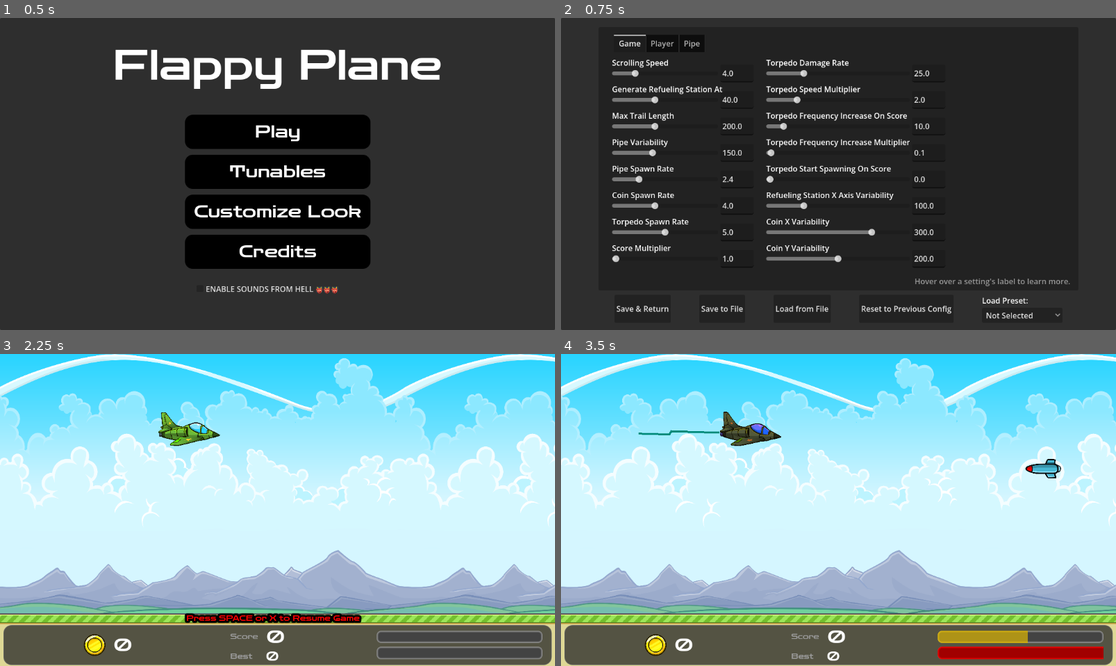
Above: before the commit, frames 1-4 (two rows, left to right).
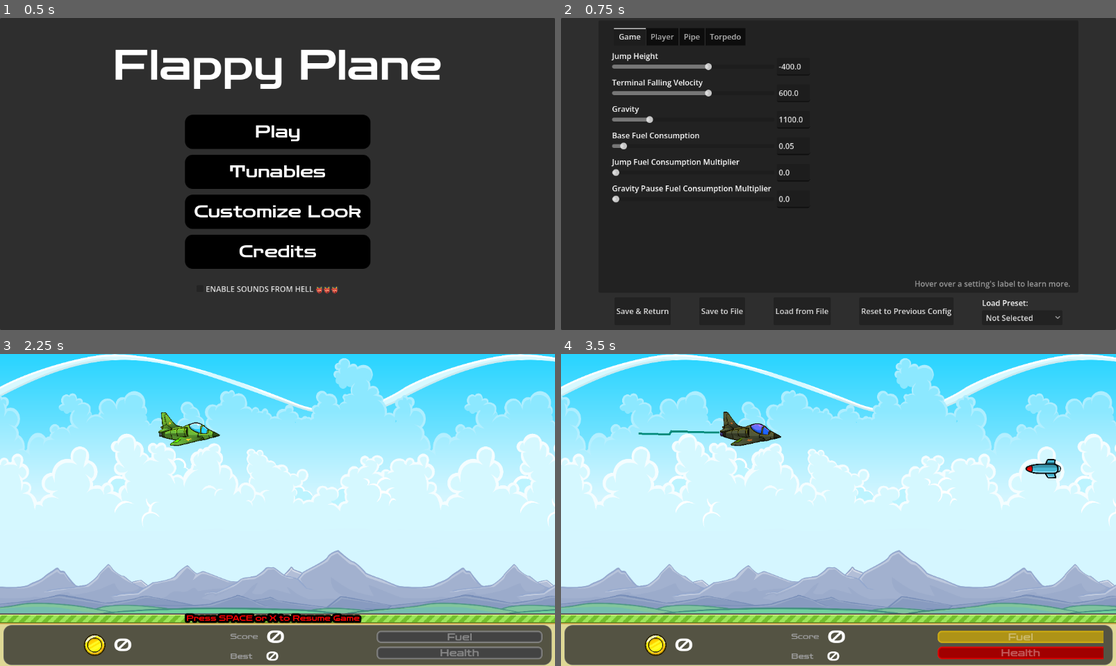
Above: after the commit, the same moments.

Repository: matrndev/flappy-plane
Game: Godot game, scene res://scenes/main_menu.tscn
Same seed, same stepped clock (60 frames per second), same inputs: the game is played once before the commit and once after it.
Inputs:
- Up to frame 1 (0.5 s): no input
- Up to frame 2 (0.75 s): click "Tunables" at 0.5 s
- Up to frame 3 (2.25 s): click "Save & Return" at 1.25 s; click "Play" at 2 s
- Up to frame 4 (3.5 s): tap Space (keyboard_space) at 2.75, 3.05 s; hold C (keyboard_c) from 2.78 s (still down)

Frame 1 is identical in both runs. In frame 2, 7.9% of the frame differs, in the area x 9-92%, y 3-98%; in frame 3, 0.1%; in frame 4, 0.7%.

Commit message:
improve tunable variables menu, add new variable, various small changes

Diff:
--- a/scenes/game_stats.tscn
+++ b/scenes/game_stats.tscn
@@ -81,6 +81,21 @@
 value = 25.0
 show_percentage = false
 
+[node name="Label" type="Label" parent="FuelBar" unique_id=1225867235]
+modulate = Color(1, 1, 1, 0.36078432)
+layout_mode = 1
+anchors_preset = 15
+anchor_right = 1.0
+anchor_bottom = 1.0
+offset_top = 1.0
+offset_bottom = 1.0
+grow_horizontal = 2
+grow_vertical = 2
+theme_override_fonts/font = ExtResource("2_thv0x")
+theme_override_font_sizes/font_size = 20
+text = "Fuel"
+horizontal_alignment = 1
+
 [node name="HealthBar" type="ProgressBar" parent="." unique_id=544855285]
 layout_mode = 0
 offset_left = 789.0
@@ -91,6 +106,21 @@
 theme_override_styles/fill = SubResource("StyleBoxFlat_kqpaf")
 value = 25.0
 show_percentage = false
+
+[node name="Label2" type="Label" parent="HealthBar" unique_id=1420790241]
+modulate = Color(1, 1, 1, 0.36078432)
+layout_mode = 1
+anchors_preset = 15
+anchor_right = 1.0
+anchor_bottom = 1.0
+offset_top = 1.0
+offset_bottom = 1.0
+grow_horizontal = 2
+grow_vertical = 2
+theme_override_fonts/font = ExtResource("2_thv0x")
+theme_override_font_sizes/font_size = 20
+text = "Health"
+horizontal_alignment = 1
 
 [node name="FlashTimer" type="Timer" parent="." unique_id=596606602]
 wait_time = 0.25
--- a/scenes/refueling_station.tscn
+++ b/scenes/refueling_station.tscn
@@ -1,30 +1,43 @@
-[gd_scene load_steps=3 format=3 uid="uid://btvo7t7jdda1m"]
+[gd_scene format=3 uid="uid://btvo7t7jdda1m"]
 
 [ext_resource type="Script" uid="uid://cb5wsishb5ejb" path="res://scenes/refueling_station.gd" id="1_a1jmi"]
+[ext_resource type="FontFile" uid="uid://byrn6tqmul438" path="res://fonts/Zen_Dots/ZenDots-Regular.ttf" id="2_raijh"]
 
 [sub_resource type="RectangleShape2D" id="RectangleShape2D_0bmjl"]
 size = Vector2(236, 21.1875)
 
-[node name="RefuelingStation" type="StaticBody2D"]
+[node name="RefuelingStation" type="StaticBody2D" unique_id=540549296]
 script = ExtResource("1_a1jmi")
 
-[node name="ColorRect" type="ColorRect" parent="."]
+[node name="ColorRect" type="ColorRect" parent="." unique_id=541804193]
 offset_left = 3.0
 offset_top = 1.0
 offset_right = 239.0
 offset_bottom = 20.0
 color = Color(0, 0, 0, 1)
 
-[node name="CollisionShape2D" type="CollisionShape2D" parent="."]
+[node name="CollisionShape2D" type="CollisionShape2D" parent="." unique_id=135040645]
+visible = false
 position = Vector2(121, 11)
 shape = SubResource("RectangleShape2D_0bmjl")
 debug_color = Color(0.9543596, 1.2513996e-06, 0.5513451, 0.41960785)
 
-[node name="Area2D" type="Area2D" parent="."]
+[node name="Area2D" type="Area2D" parent="." unique_id=739386948]
 
-[node name="CollisionShape2D2" type="CollisionShape2D" parent="Area2D"]
+[node name="CollisionShape2D2" type="CollisionShape2D" parent="Area2D" unique_id=842651138]
+visible = false
 position = Vector2(121, 3)
 shape = SubResource("RectangleShape2D_0bmjl")
 
+[node name="Label" type="Label" parent="." unique_id=524459550]
+offset_left = 3.0
+offset_top = 2.0
+offset_right = 239.0
+offset_bottom = 21.0
+theme_override_fonts/font = ExtResource("2_raijh")
+theme_override_font_sizes/font_size = 13
+text = "Refueling Station"
+horizontal_alignment = 1
+
 [connection signal="body_entered" from="Area2D" to="." method="_on_area_2d_body_entered"]
 [connection signal="body_exited" from="Area2D" to="." method="_on_area_2d_body_exited"]
--- a/scenes/tunables_menu.tscn
+++ b/scenes/tunables_menu.tscn
@@ -24,9 +24,9 @@
 anchor_right = 0.5
 anchor_bottom = 0.5
 offset_left = -497.85938
-offset_top = -305.5
+offset_top = -319.5
 offset_right = 497.85938
-offset_bottom = 241.5
+offset_bottom = 246.0
 grow_horizontal = 2
 grow_vertical = 2
 
@@ -37,12 +37,14 @@
 offset_right = 1020.0
 offset_bottom = 52.0
 current_tab = 0
-tab_count = 3
+tab_count = 4
 tab_0/title = "Game"
 tab_1/title = "Player"
 tab_2/title = "Pipe"
+tab_3/title = "Torpedo"
 
 [node name="GameConfigContainer" type="VBoxContainer" parent="Panel/Panel" unique_id=728586781 groups=["containers"]]
+visible = false
 layout_mode = 1
 offset_left = 28.0
 offset_top = 88.0
@@ -77,7 +79,7 @@
 offset_top = -26.0
 offset_right = 95.0
 offset_bottom = -3.0
-tooltip_text = "The overall speed of the game."
+tooltip_text = "The general speed of the game."
 mouse_filter = 0
 text = "Scrolling Speed"
 
@@ -260,6 +262,35 @@
 mouse_filter = 0
 text = "Torpedo Spawn Rate"
 
+[node name="TorpedoVariability" type="HSlider" parent="Panel/Panel/GameConfigContainer" unique_id=951601612 groups=["sliders"]]
+layout_mode = 2
+max_value = 300.0
+step = 5.0
+
+[node name="ValueLineEdit" type="LineEdit" parent="Panel/Panel/GameConfigContainer/TorpedoVariability" unique_id=1893076468 groups=["line_edits"]]
+layout_mode = 1
+anchors_preset = 6
+anchor_left = 1.0
+anchor_top = 0.5
+anchor_right = 1.0
+anchor_bottom = 0.5
+offset_left = 5.4375
+offset_top = -18.5
+offset_right = 74.0
+offset_bottom = 18.0
+grow_horizontal = 0
+grow_vertical = 2
+text = "100"
+
+[node name="DescLabel" type="Label" parent="Panel/Panel/GameConfigContainer/TorpedoVariability" unique_id=413347165]
+layout_mode = 0
+offset_top = -26.0
+offset_right = 95.0
+offset_bottom = -3.0
+tooltip_text = "Controls how much the vertical position of spawned torpedoes can vary."
+mouse_filter = 0
+text = "Torpedo Variability"
+
 [node name="ScoreMultiplier" type="HSlider" parent="Panel/Panel/GameConfigContainer" unique_id=964637491 groups=["sliders"]]
 layout_mode = 2
 min_value = 1.0
@@ -285,11 +316,12 @@
 offset_top = -26.0
 offset_right = 95.0
 offset_bottom = -3.0
-tooltip_text = "Determines how often should coins spawn in seconds."
+tooltip_text = "Set how much score a player receives when a pipe is successfully cleared."
 mouse_filter = 0
 text = "Score Multiplier"
 
 [node name="GameConfigContainer2" type="VBoxContainer" parent="Panel/Panel" unique_id=217898088 groups=["containers"]]
+visible = false
 layout_mode = 1
 offset_left = 348.0
 offset_top = 88.0
@@ -320,7 +352,7 @@
 offset_top = -26.0
 offset_right = 95.0
 offset_bottom = -3.0
-tooltip_text = "Determines how often should coins spawn in seconds."
+tooltip_text = "Set how much damage is dealt when a collision with a torpedo occures."
 mouse_filter = 0
 text = "Torpedo Damage Rate"
 
@@ -349,7 +381,8 @@
 offset_top = -26.0
 offset_right = 95.0
 offset_bottom = -3.0
-tooltip_text = "Determines how often should coins spawn in seconds."
+tooltip_text = "Define how fast will torpedoes go.
+A multiplier of 1.0 means torpedoes will appear stationary."
 mouse_filter = 0
 text = "Torpedo Speed Multiplier"
 
@@ -382,8 +415,8 @@
 
 [node name="TorpedoFrequencyIncreaseMultiplier" type="HSlider" parent="Panel/Panel/GameConfigContainer2" unique_id=1251641293 groups=["sliders"]]
 layout_mode = 2
-max_value = 10.0
-step = 0.1
+max_value = 1.0
+step = 0.01
 
 [node name="ValueLineEdit" type="LineEdit" parent="Panel/Panel/GameConfigContainer2/TorpedoFrequencyIncreaseMultiplier" unique_id=813029960 groups=["line_edits"]]
 layout_mode = 1
@@ -463,7 +496,7 @@
 offset_top = -26.0
 offset_right = 95.0
 offset_bottom = -3.0
-tooltip_text = "Determines how often should coins spawn in seconds."
+tooltip_text = "Determines how much can the position of refueling stations deviate from the default."
 mouse_filter = 0
 text = "Refueling Station X Axis Variability"
 
@@ -492,13 +525,13 @@
 offset_top = -26.0
 offset_right = 95.0
 offset_bottom = -3.0
-tooltip_text = "Determines how often should coins spawn in seconds."
+tooltip_text = "Controls how much the horizontal position of spawned coins can vary."
 mouse_filter = 0
 text = "Coin X Variability"
 
 [node name="CoinYVariability" type="HSlider" parent="Panel/Panel/GameConfigContainer2" unique_id=2143571833 groups=["sliders"]]
 layout_mode = 2
-max_value = 400.0
+max_value = 300.0
 step = 5.0
 
 [node name="ValueLineEdit" type="LineEdit" parent="Panel/Panel/GameConfigContainer2/CoinYVariability" unique_id=873537271 groups=["line_edits"]]
@@ -521,11 +554,197 @@
 offset_top = -26.0
 offset_right = 95.0
 offset_bottom = -3.0
-tooltip_text = "Determines how often should coins spawn in seconds."
+tooltip_text = "Controls how much the vertical position of spawned coins can vary."
 mouse_filter = 0
 text = "Coin Y Variability"
 
 [node name="PlayerConfigContainer" type="VBoxContainer" parent="Panel/Panel" unique_id=1943693623 groups=["containers"]]
+layout_mode = 1
+offset_left = 28.0
+offset_top = 88.0
+offset_right = 365.85938
+offset_bottom = 639.0
+theme_override_constants/separation = 39
+
+[node name="JumpVelocitySlider" type="HSlider" parent="Panel/Panel/PlayerConfigContainer" unique_id=2080151968 groups=["sliders"]]
+layout_mode = 2
+min_value = -1000.0
+max_value = 0.0
+step = 50.0
+rounded = true
+
+[node name="ValueLineEdit" type="LineEdit" parent="Panel/Panel/PlayerConfigContainer/JumpVelocitySlider" unique_id=1516238215 groups=["line_edits"]]
+layout_mode = 1
+anchors_preset = 6
+anchor_left = 1.0
+anchor_top = 0.5
+anchor_right = 1.0
+anchor_bottom = 0.5
+offset_left = 5.4375
+offset_top = -18.5
+offset_right = 74.0
+offset_bottom = 18.0
+grow_horizontal = 0
+grow_vertical = 2
+text = "100"
+
+[node name="DescLabel" type="Label" parent="Panel/Panel/PlayerConfigContainer/JumpVelocitySlider" unique_id=1656185799]
+layout_mode = 0
+offset_top = -26.0
+offset_right = 95.0
+offset_bottom = -3.0
+tooltip_text = "Determines how high will the player jump.
+Note: a lower value means the player jumps higher."
+mouse_filter = 0
+text = "Jump Height"
+
+[node name="MaxJumpVelocitySlider" type="HSlider" parent="Panel/Panel/PlayerConfigContainer" unique_id=1650968535 groups=["sliders"]]
+layout_mode = 2
+max_value = 1000.0
+step = 50.0
+rounded = true
+
+[node name="ValueLineEdit" type="LineEdit" parent="Panel/Panel/PlayerConfigContainer/MaxJumpVelocitySlider" unique_id=94889677 groups=["line_edits"]]
+layout_mode = 1
+anchors_preset = 6
+anchor_left = 1.0
+anchor_top = 0.5
+anchor_right = 1.0
+anchor_bottom = 0.5
+offset_left = 5.4375
+offset_top = -18.5
+offset_right = 74.0
+offset_bottom = 18.0
+grow_horizontal = 0
+grow_vertical = 2
+text = "100"
+
+[node name="DescLabel" type="Label" parent="Panel/Panel/PlayerConfigContainer/MaxJumpVelocitySlider" unique_id=1060371746]
+layout_mode = 0
+offset_top = -26.0
+offset_right = 95.0
+offset_bottom = -3.0
+tooltip_text = "Limits how fast the player can fall."
+mouse_filter = 0
+text = "Terminal Falling Velocity"
+
+[node name="GravitySlider" type="HSlider" parent="Panel/Panel/PlayerConfigContainer" unique_id=1119148578 groups=["sliders"]]
+layout_mode = 2
+max_value = 5000.0
+step = 100.0
+rounded = true
+
+[node name="ValueLineEdit" type="LineEdit" parent="Panel/Panel/PlayerConfigContainer/GravitySlider" unique_id=853343157 groups=["line_edits"]]
+layout_mode = 1
+anchors_preset = 6
+anchor_left = 1.0
+anchor_top = 0.5
+anchor_right = 1.0
+anchor_bottom = 0.5
+offset_left = 5.4375
+offset_top = -18.5
+offset_right = 74.0
+offset_bottom = 18.0
+grow_horizontal = 0
+grow_vertical = 2
+text = "100"
+
+[node name="DescLabel" type="Label" parent="Panel/Panel/PlayerConfigContainer/GravitySlider" unique_id=171585566]
+layout_mode = 0
+offset_top = -26.0
+offset_right = 95.0
+offset_bottom = -3.0
+tooltip_text = "Controls how strong gravity is for the player."
+mouse_filter = 0
+text = "Gravity"
+
+[node name="FuelConsumptionSlider" type="HSlider" parent="Panel/Panel/PlayerConfigContainer" unique_id=783516447 groups=["sliders"]]
+layout_mode = 2
+max_value = 1.0
+step = 0.001
+
+[node name="ValueLineEdit" type="LineEdit" parent="Panel/Panel/PlayerConfigContainer/FuelConsumptionSlider" unique_id=1937643037 groups=["line_edits"]]
+layout_mode = 1
+anchors_preset = 6
+anchor_left = 1.0
+anchor_top = 0.5
+anchor_right = 1.0
+anchor_bottom = 0.5
+offset_left = 5.4375
+offset_top = -18.5
+offset_right = 74.0
+offset_bottom = 18.0
+grow_horizontal = 0
+grow_vertical = 2
+text = "100"
+
+[node name="DescLabel" type="Label" parent="Panel/Panel/PlayerConfigContainer/FuelConsumptionSlider" unique_id=1382515692]
+layout_mode = 0
+offset_top = -26.0
+offset_right = 95.0
+offset_bottom = -3.0
+tooltip_text = "Limits the player's baseline fuel consumption.
+Note: Jumping and pausing gravity uses more fuel. You can adjust those values below."
+mouse_filter = 0
+text = "Base Fuel Consumption"
+
+[node name="JumpFuelConsumptionMultiplierSlider" type="HSlider" parent="Panel/Panel/PlayerConfigContainer" unique_id=420171550 groups=["sliders"]]
+layout_mode = 2
+max_value = 1000.0
+
+[node name="ValueLineEdit" type="LineEdit" parent="Panel/Panel/PlayerConfigContainer/JumpFuelConsumptionMultiplierSlider" unique_id=1530495481 groups=["line_edits"]]
+layout_mode = 1
+anchors_preset = 6
+anchor_left = 1.0
+anchor_top = 0.5
+anchor_right = 1.0
+anchor_bottom = 0.5
+offset_left = 5.4375
+offset_top = -18.5
+offset_right = 74.0
+offset_bottom = 18.0
+grow_horizontal = 0
+grow_vertical = 2
+text = "100"
+
+[node name="DescLabel" type="Label" parent="Panel/Panel/PlayerConfigContainer/JumpFuelConsumptionMultiplierSlider" unique_id=341314590]
+layout_mode = 0
+offset_top = -26.0
+offset_right = 95.0
+offset_bottom = -3.0
+tooltip_text = "Set the multiplier for fuel consumption when the player jumps."
+mouse_filter = 0
+text = "Jump Fuel Consumption Multiplier"
+
+[node name="GravityPauseFuelConsumptionMultiplier" type="HSlider" parent="Panel/Panel/PlayerConfigContainer" unique_id=1643906728 groups=["sliders"]]
+layout_mode = 2
+max_value = 500.0
+
+[node name="ValueLineEdit" type="LineEdit" parent="Panel/Panel/PlayerConfigContainer/GravityPauseFuelConsumptionMultiplier" unique_id=1469003229 groups=["line_edits"]]
+layout_mode = 1
+anchors_preset = 6
+anchor_left = 1.0
+anchor_top = 0.5
+anchor_right = 1.0
+anchor_bottom = 0.5
+offset_left = 5.4375
+offset_top = -18.5
+offset_right = 74.0
+offset_bottom = 18.0
+grow_horizontal = 0
+grow_vertical = 2
+text = "100"
+
+[node name="DescLabel" type="Label" parent="Panel/Panel/PlayerConfigContainer/GravityPauseFuelConsumptionMultiplier" unique_id=2144161859]
+layout_mode = 0
+offset_top = -26.0
+offset_right = 95.0
+offset_bottom = -3.0
+tooltip_text = "Set the multiplier for fuel consumption while gravity is paused."
+mouse_filter = 0
+text = "Gravity Pause Fuel Consumption Multiplier"
+
+[node name="PipeConfigContainer" type="VBoxContainer" parent="Panel/Panel" unique_id=868444271 groups=["containers"]]
 visible = false
 layout_mode = 1
 offset_left = 28.0
@@ -534,129 +753,12 @@
 offset_bottom = 639.0
 theme_override_constants/separation = 39
 
-[node name="JumpVelocitySlider" type="HSlider" parent="Panel/Panel/PlayerConfigContainer" unique_id=2080151968 groups=["sliders"]]
-layout_mode = 2
-min_value = -1000.0
-max_value = 0.0
-step = 50.0
-rounded = true
-
-[node name="ValueLineEdit" type="LineEdit" parent="Panel/Panel/PlayerConfigContainer/JumpVelocitySlider" unique_id=1516238215 groups=["line_edits"]]
-layout_mode = 1
-anchors_preset = 6
-anchor_left = 1.0
-anchor_top = 0.5
-anchor_right = 1.0
-anchor_bottom = 0.5
-offset_left = 5.4375
-offset_top = -18.5
-offset_right = 74.0
-offset_bottom = 18.0
-grow_horizontal = 0
-grow_vertical = 2
-text = "100"
-
-[node name="DescLabel" type="Label" parent="Panel/Panel/PlayerConfigContainer/JumpVelocitySlider" unique_id=1656185799]
-layout_mode = 0
-offset_top = -26.0
-offset_right = 95.0
-offset_bottom = -3.0
-tooltip_text = "Determines how high will the player jump.
-Note: a lower value means the player jumps higher."
-mouse_filter = 0
-text = "Jump Height"
-
-[node name="MaxJumpVelocitySlider" type="HSlider" parent="Panel/Panel/PlayerConfigContainer" unique_id=1650968535 groups=["sliders"]]
-layout_mode = 2
-max_value = 1000.0
-step = 50.0
-rounded = true
-
-[node name="ValueLineEdit" type="LineEdit" parent="Panel/Panel/PlayerConfigContainer/MaxJumpVelocitySlider" unique_id=94889677 groups=["line_edits"]]
-layout_mode = 1
-anchors_preset = 6
-anchor_left = 1.0
-anchor_top = 0.5
-anchor_right = 1.0
-anchor_bottom = 0.5
-offset_left = 5.4375
-offset_top = -18.5
-offset_right = 74.0
-offset_bottom = 18.0
-grow_horizontal = 0
-grow_vertical = 2
-text = "100"
-
-[node name="DescLabel" type="Label" parent="Panel/Panel/PlayerConfigContainer/MaxJumpVelocitySlider" unique_id=1060371746]
-layout_mode = 0
-offset_top = -26.0
-offset_right = 95.0
-offset_bottom = -3.0
-tooltip_text = "Limits how fast the player can fall."
-mouse_filter = 0
-text = "Terminal Falling Velocity"
-
-[node name="GravitySlider" type="HSlider" parent="Panel/Panel/PlayerConfigContainer" unique_id=1119148578 groups=["sliders"]]
-layout_mode = 2
-max_value = 5000.0
-step = 100.0
-rounded = true
-
-[node name="ValueLineEdit" type="LineEdit" parent="Panel/Panel/PlayerConfigContainer/GravitySlider" unique_id=853343157 groups=["line_edits"]]
-layout_mode = 1
-anchors_preset = 6
-anchor_left = 1.0
-anchor_top = 0.5
-anchor_right = 1.0
-anchor_bottom = 0.5
-offset_left = 5.4375
-offset_top = -18.5
-offset_right = 74.0
-offset_bottom = 18.0
-grow_horizontal = 0
-grow_vertical = 2
-text = "100"
-
-[node name="DescLabel" type="Label" parent="Panel/Panel/PlayerConfigContainer/GravitySlider" unique_id=171585566]
-layout_mode = 0
-offset_top = -26.0
-offset_right = 95.0
-offset_bottom = -3.0
-tooltip_text = "Controls how strong gravity is for the player."
-mouse_filter = 0
-text = "Gravity"
-
-[node name="FuelConsumptionSlider" type="HSlider" parent="Panel/Panel/PlayerConfigContainer" unique_id=783516447 groups=["sliders"]]
-layout_mode = 2
-max_value = 1.0
-step = 0.001
-
-[node name="ValueLineEdit" type="LineEdit" parent="Panel/Panel/PlayerConfigContainer/FuelConsumptionSlider" unique_id=1937643037 groups=["line_edits"]]
-layout_mode = 1
-anchors_preset = 6
-anchor_left = 1.0
-anchor_top = 0.5
-anchor_right = 1.0
-anchor_bottom = 0.5
-offset_left = 5.4375
-offset_top = -18.5
-offset_right = 74.0
-offset_bottom = 18.0
-grow_horizontal = 0
-grow_vertical = 2
-text = "100"
-
-[node name="DescLabel" type="Label" parent="Panel/Panel/PlayerConfigContainer/FuelConsumptionSlider" unique_id=1382515692]
-layout_mode = 0
-offset_top = -26.0
-offset_right = 95.0
-offset_bottom = -3.0
-tooltip_text = "Limits the player's baseline fuel consumption.
-Note: Jumping and pausing gravity uses more fuel. You can adjust those values below."
-mouse_filter = 0
-text = "Base Fuel Consumption"
-
-[node name="PipeConfigContainer" type="VBoxContainer" parent="Panel/Panel" unique_id=868444271 groups=["containers"]]
+[node name="CollisionsEnabledCheckBox" type="CheckBox" parent="Panel/Panel/PipeConfigContainer" unique_id=696147615 groups=["check_boxes"]]
+layout_mode = 2
+tooltip_text = "Enables death by collision of the player with pipes."
+text = "Enable Collisions"
+
+[node name="TorpedoConfigContainer" type="VBoxContainer" parent="Panel/Panel" unique_id=177861414 groups=["containers"]]
 visible = false
 layout_mode = 1
 offset_left = 28.0
@@ -665,10 +767,10 @@
 offset_bottom = 639.0
 theme_override_constants/separation = 39
 
-[node name="CollisionsEnabledCheckBox" type="CheckBox" parent="Panel/Panel/PipeConfigContainer" unique_id=696147615 groups=["check_boxes"]]
-layout_mode = 2
-tooltip_text = "Enables death by collision of the player with pipes."
-text = "Enable Collisions"
+[node name="DealDamageCheckBox" type="CheckBox" parent="Panel/Panel/TorpedoConfigContainer" unique_id=1237534218 groups=["check_boxes"]]
+layout_mode = 2
+tooltip_text = "If enabled, damage will be dealt to the player on collision with a torpedo."
+text = "Deal Damage"
 
 [node name="Label" type="Label" parent="Panel/Panel" unique_id=431391762]
 layout_mode = 1
@@ -693,10 +795,10 @@
 anchor_top = 0.5
 anchor_right = 0.5
 anchor_bottom = 0.5
-offset_left = -316.5
-offset_top = 260.0
-offset_right = 316.5
-offset_bottom = 300.0
+offset_left = -465.0
+offset_top = 256.0
+offset_right = 465.0
+offset_bottom = 314.0
 grow_horizontal = 2
 grow_vertical = 2
 theme_override_constants/separation = 59
--- a/scripts/game.gd
+++ b/scripts/game.gd
@@ -218,6 +218,7 @@
 	torpedo.hit.connect(torpedo_hit)
 	torpedo.hit.connect($Player.hit_animation)
 	torpedo.add_to_group("torpedoes")
+	torpedo.z_index = 1
 	add_child(torpedo)
 	torpedoes.append(torpedo)
 
@@ -227,6 +228,7 @@
 	coin.position.y = (screen_size.y - ground_height) / 2.0 + randi_range(-TunableVariables.coin_y_variability, TunableVariables.coin_y_variability)
 	coin.hit.connect(coin_hit)
 	coin.add_to_group("coins")
+	coin.z_index = 1
 	add_child(coin)
 	coins.append(coin)
 
@@ -282,9 +284,9 @@
 	if score % TunableVariables.torpedo_frequency_increase_on_score == 0 and not score == 0:
 		var new_wait_time: float = $TorpedoTimer.wait_time - $TorpedoTimer.wait_time * TunableVariables.torpedo_frequency_increase_multiplier # make torpedoes fire more often
 		if new_wait_time <= 0:
-			new_wait_time = 0.1
+			new_wait_time = 0.0001
 		$TorpedoTimer.wait_time = new_wait_time
-		print("torpedo frequency increased to ", new_wait_time)
+		print("1 torpedo/", new_wait_time)
 
 func clear_torpedoes() -> void:
 	torpedoes.clear()
--- a/scripts/player.gd
+++ b/scripts/player.gd
@@ -56,7 +56,7 @@
 		gravity_enabled = false
 		velocity.y = 7
 		modulate = "#bf7aff"
-		fuel_consumption = TunableVariables.fuel_consumption * 10
+		fuel_consumption = TunableVariables.fuel_consumption * TunableVariables.gravity_pause_fuel_consumption_multiplier
 	else:
 		gravity_enabled = true
 		modulate = "#ffffff"
@@ -64,7 +64,7 @@
 
 	if Input.is_action_just_pressed("keyboard_space") and not dead and not ready_to_start:
 		velocity.y = jump_velocity
-		fuel_remaining -= fuel_consumption * 50
+		fuel_remaining -= fuel_consumption * TunableVariables.jump_fuel_consumption_multiplier
 		$WingSound.play()
 
 	if health <= 0:
--- a/scripts/torpedo.gd
+++ b/scripts/torpedo.gd
@@ -9,5 +9,6 @@
 	if body.name == "Player" and not was_hit:
 		$AudioStreamPlayer2D.play()
 		was_hit = true
-		hit.emit()
+		if TunableVariables.deal_damage:
+			hit.emit()
 		hide()
--- a/scripts/tunable_variables.gd
+++ b/scripts/tunable_variables.gd
@@ -34,11 +34,16 @@
 var fuel_consumption: float
 var player_sprite_number: int
 var player_sprite_color: String
+var jump_fuel_consumption_multiplier: float
+var gravity_pause_fuel_consumption_multiplier: float
 
 # pipe
 var collisions_enabled: bool
 var pipe_sprite_number: int
 var pipe_sprite_color: String
+
+# torpedo
+var deal_damage: bool
 
 func _ready() -> void:
 	var config_file = ConfigFile.new()
@@ -104,9 +109,14 @@
 		rotation_up_limit = config_file.get_value("player", "rotation_up_limit", rotation_up_limit)
 		trail_density = config_file.get_value("player", "trail_density", trail_density)
 		fuel_consumption = config_file.get_value("player", "fuel_consumption", fuel_consumption)
+		jump_fuel_consumption_multiplier = config_file.get_value("player", "jump_fuel_consumption_multiplier", jump_fuel_consumption_multiplier)
+		gravity_pause_fuel_consumption_multiplier = config_file.get_value("player", "gravity_pause_fuel_consumption_multiplier", gravity_pause_fuel_consumption_multiplier)
 
 		# pipe
 		collisions_enabled = config_file.get_value("pipe", "collisions_enabled", collisions_enabled)
+
+		# torpedo
+		deal_damage = config_file.get_value("torpedo", "deal_damage", deal_damage)
 
 		# sprite settings are controlled by separate menu (skin_menu) and should not be overriden by loading custom config!
 		# hence, load sprite settings only if loading user configuration from tunables.cfg (user-saved)
@@ -156,11 +166,16 @@
 	config_file.set_value("player", "fuel_consumption", fuel_consumption)
 	config_file.set_value("player", "player_sprite_number", player_sprite_number)
 	config_file.set_value("player", "player_sprite_color", player_sprite_color)
+	config_file.set_value("player", "jump_fuel_consumption_multiplier", jump_fuel_consumption_multiplier)
+	config_file.set_value("player", "gravity_pause_fuel_consumption_multiplier", gravity_pause_fuel_consumption_multiplier)
 
 	# pipe
 	config_file.set_value("pipe", "collisions_enabled", collisions_enabled)
 	config_file.set_value("pipe", "pipe_sprite_number", pipe_sprite_number)
 	config_file.set_value("pipe", "pipe_sprite_color", pipe_sprite_color)
 
+	# torpedo
+	config_file.set_value("torpedo", "deal_damage", deal_damage)
+
 
 	config_file.save(path)
--- a/scripts/tunables_menu.gd
+++ b/scripts/tunables_menu.gd
@@ -83,6 +83,8 @@
 			$Panel/Panel/PlayerConfigContainer.show()
 		2:
 			$Panel/Panel/PipeConfigContainer.show()
+		3:
+			$Panel/Panel/TorpedoConfigContainer.show()
 
 
 
Not shown, changed: .gitignore
